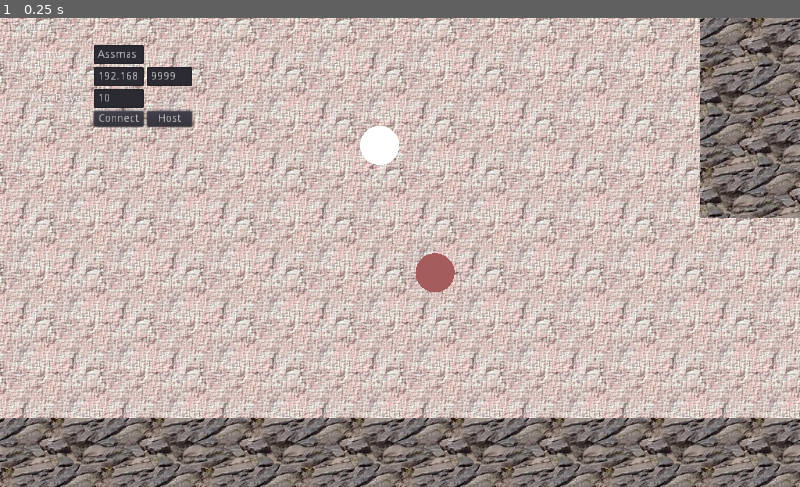
Above: before the commit, frame 1.
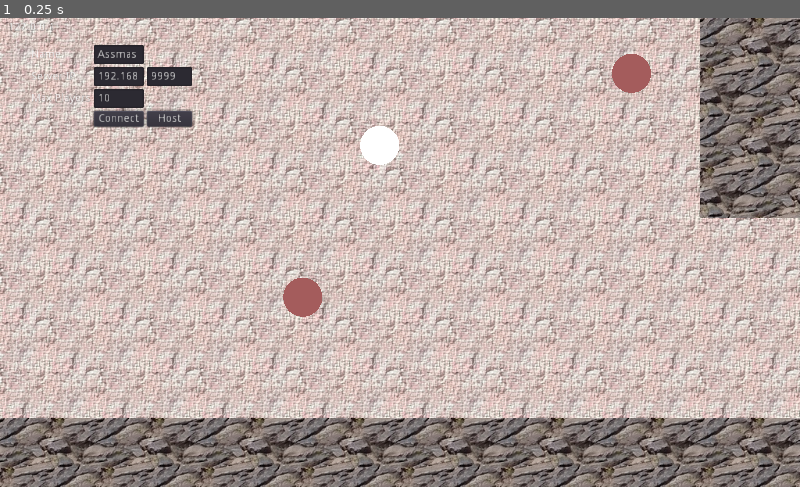
Above: after the commit, the same moment.

Repository: vixus0/ballsparty
Game: Godot game, scene res://root.tscn
Same seed, same stepped clock (60 frames per second), same inputs: the game is played once before the commit and once after it.
Inputs:
- Up to frame 1 (0.25 s): no input

The runs differ from the first frame. In frame 1, 1.0% of the frame differs, in the area x 35-82%, y 7-64%.
Error in both runs: Invalid get index '0' (on base: 'Array'). (res://root.gd:24)

Commit message:
Audio recording and replay - first attempt (horrible clicking or buzzing)

Diff:
--- /dev/null
+++ b/AudioStreamPlayer.gd
@@ -0,0 +1,42 @@
+extends AudioStreamPlayer
+
+var playback
+
+var effect
+var recording
+var tick = 0.0
+var PERIOD = 5
+
+func _ready():
+	var idx = AudioServer.get_bus_index("Record")
+	# And use it to retrieve its first effect, which has been defined
+	# as an "AudioEffectRecord" resource.
+	effect = AudioServer.get_bus_effect(idx, 0)
+
+	effect.set_recording_active(true)
+
+func _process(delta):
+	tick += delta
+	if tick > PERIOD:
+		tick = 0
+
+		effect.set_recording_active(false)
+		recording = effect.get_recording()
+		print('recording', recording)
+		print(recording.format)
+		print(recording.mix_rate)
+		print(recording.stereo)
+		var data = recording.get_data()
+		print('data', data, data.size())
+		self.stream = recording
+		recording.save_to_wav('test.wav')
+		self.play()
+
+		# Sleep for 3 seconds
+		var t = Timer.new()
+		t.set_wait_time(3)
+		add_child(t)
+		t.start()
+		yield(t, "timeout")
+
+		self.stop()
--- /dev/null
+++ b/audio.gd
@@ -0,0 +1,17 @@
+extends AudioStreamPlayer2D
+
+var playback: AudioStreamGeneratorPlayback
+
+func _ready():
+	playback = get_stream_playback()
+	AudioServer.capture_start()
+
+func _process(delta):
+	var in_buf = AudioServer.get_capture_buffer()
+	var len_bytes = AudioServer.get_capture_size()
+	var frames = playback.get_frames_available()
+
+	var buf: PoolVector2Array
+	for i in range(0,min(len_bytes, frames)):
+		buf.append(Vector2(1.0,1.0) * in_buf[i])
+	playback.push_buffer(buf)
--- /dev/null
+++ b/default_bus_layout.tres
@@ -0,0 +1,14 @@
+[gd_resource type="AudioBusLayout" load_steps=2 format=2]
+
+[sub_resource type="AudioEffectRecord" id=1]
+resource_name = "Record"
+
+[resource]
+bus/1/name = "Record"
+bus/1/solo = false
+bus/1/mute = false
+bus/1/bypass_fx = false
+bus/1/volume_db = 0.0672607
+bus/1/send = "Master"
+bus/1/effect/0/effect = SubResource( 1 )
+bus/1/effect/0/enabled = true
--- a/project.godot
+++ b/project.godot
@@ -19,6 +19,10 @@
 run/main_scene="res://root.tscn"
 config/icon="res://icon.png"
 
+[audio]
+
+enable_audio_input=true
+
 [display]
 
 window/stretch/mode="2d"
--- a/root.tscn
+++ b/root.tscn
@@ -1,15 +1,16 @@
-[gd_scene load_steps=11 format=2]
+[gd_scene load_steps=13 format=2]
 
 [ext_resource path="res://ball.tscn" type="PackedScene" id=1]
 [ext_resource path="res://cleves.ogg" type="AudioStream" id=2]
 [ext_resource path="res://root.gd" type="Script" id=3]
 [ext_resource path="res://tilemap.jpg" type="Texture" id=4]
 [ext_resource path="res://laptop.png" type="Texture" id=5]
-
-[sub_resource type="ConvexPolygonShape2D" id=6]
+[ext_resource path="res://AudioStreamPlayer.gd" type="Script" id=6]
+
+[sub_resource type="ConvexPolygonShape2D" id=1]
 points = PoolVector2Array( 128, 128, 0, 128, 0, 0, 128, 0 )
 
-[sub_resource type="TileSet" id=5]
+[sub_resource type="TileSet" id=2]
 0/name = "tilemap.jpg 0"
 0/texture = ExtResource( 4 )
 0/tex_offset = Vector2( 0, 0 )
@@ -46,17 +47,19 @@
 1/shapes = [  ]
 1/z_index = 0
 
-[sub_resource type="RectangleShape2D" id=7]
+[sub_resource type="RectangleShape2D" id=3]
 extents = Vector2( 135.707, 107.113 )
 
-[sub_resource type="SpatialMaterial" id=3]
+[sub_resource type="SpatialMaterial" id=4]
 albedo_color = Color( 0.141176, 0.207843, 0.411765, 1 )
 
-[sub_resource type="SphereMesh" id=4]
-material = SubResource( 3 )
+[sub_resource type="SphereMesh" id=5]
+material = SubResource( 4 )
 radius = 25.0
 height = 50.0
 
+[sub_resource type="AudioStreamGenerator" id=6]
+
 [node name="root" type="Node2D"]
 script = ExtResource( 3 )
 
@@ -65,32 +68,43 @@
 
 [node name="TileMap" type="TileMap" parent="level"]
 position = Vector2( 0, 1 )
-tile_set = SubResource( 5 )
+tile_set = SubResource( 2 )
 cell_size = Vector2( 128, 128 )
 cell_quadrant_size = 64
 format = 1
-tile_data = PoolIntArray( -851961, 0, 0, -851960, 0, 0, -851 …(2080 unchanged characters)…  -327662, 1, 0, -327661, 1, 0, -327660, 1, 0, -327659, 1, 0, -327658, 1, 0, -3276 …(2094 unchanged characters)…
-
-[node name="RigidBody2D" type="RigidBody2D" parent="level"]
+tile_data = PoolIntArray( -851961, 0, 0, -851960, 0, 0, -851 …(2080 unchanged characters)…  -327662, 1, 0, -327661, 1, 0, -327660, 0, 0, -327659, 1, 0, -327658, 1, 0, -3276 …(2094 unchanged characters)…
+
+[node name="schmie" type="RigidBody2D" parent="level"]
 position = Vector2( 2663.13, -808.887 )
 
-[node name="CollisionShape2D" type="CollisionShape2D" parent="level/RigidBody2D"]
-shape = SubResource( 7 )
-
-[node name="Sprite" type="Sprite" parent="level/RigidBody2D"]
+[node name="CollisionShape2D" type="CollisionShape2D" parent="level/schmie"]
+shape = SubResource( 3 )
+
+[node name="Sprite" type="Sprite" parent="level/schmie"]
 texture = ExtResource( 5 )
 
 [node name="shouter" type="Node2D" parent="."]
-position = Vector2( 557, 326 )
+position = Vector2( 387.522, 357.168 )
 
 [node name="mesh" type="MeshInstance2D" parent="shouter"]
 modulate = Color( 0.643137, 0.360784, 0.360784, 1 )
-mesh = SubResource( 4 )
+mesh = SubResource( 5 )
 
 [node name="audio" type="AudioStreamPlayer2D" parent="shouter"]
 stream = ExtResource( 2 )
-autoplay = true
 max_distance = 500.0
+
+[node name="shouter2" type="Node2D" parent="."]
+position = Vector2( 808.295, 70.8095 )
+
+[node name="mesh" type="MeshInstance2D" parent="shouter2"]
+modulate = Color( 0.643137, 0.360784, 0.360784, 1 )
+mesh = SubResource( 5 )
+
+[node name="AudioStreamPlayer" type="AudioStreamPlayer" parent="shouter2"]
+stream = SubResource( 6 )
+bus = "Record"
+script = ExtResource( 6 )
 
 [node name="lobby" type="Node" parent="."]
 
Not shown: 1 places in root.tscn that only renumber resources
Not shown, added: test.wav.import
Not shown, added: test.wav
